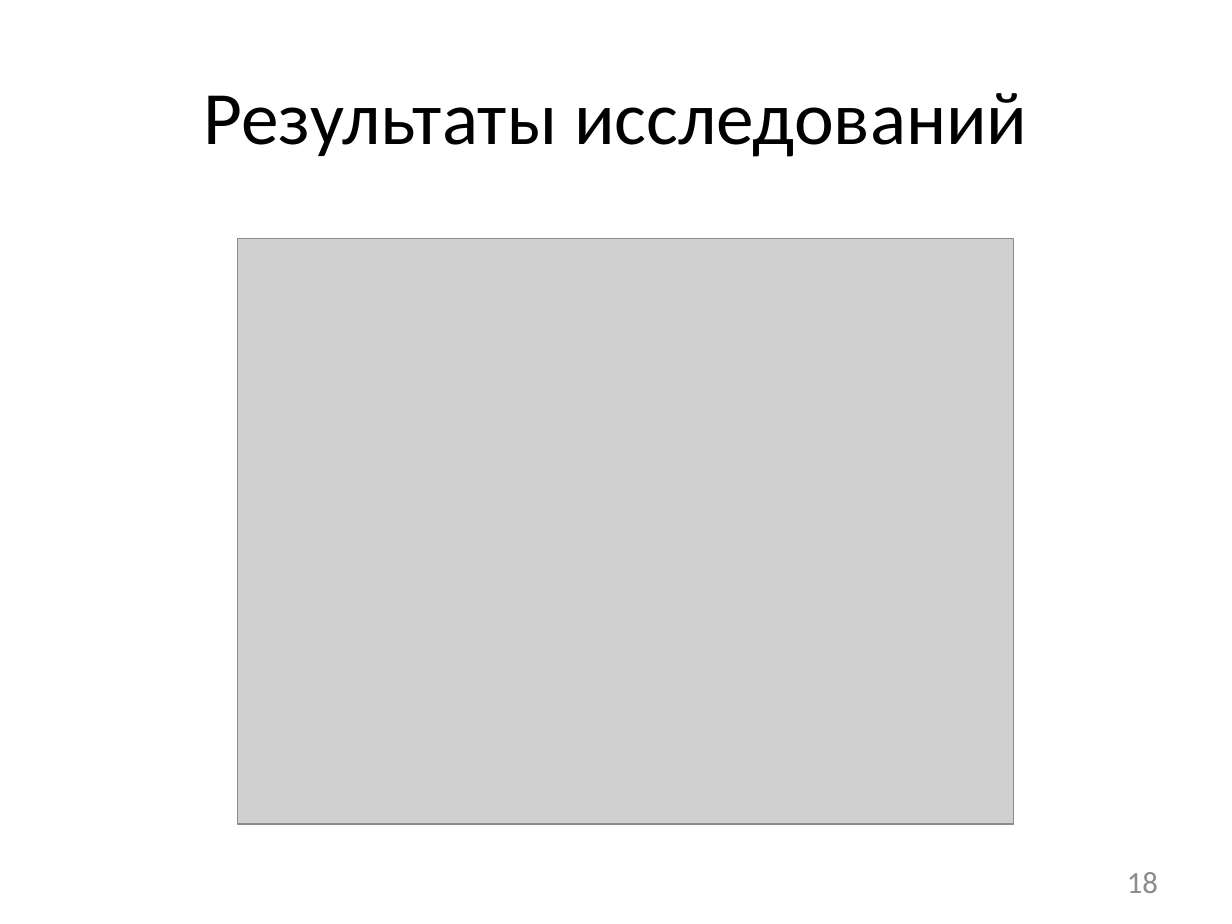
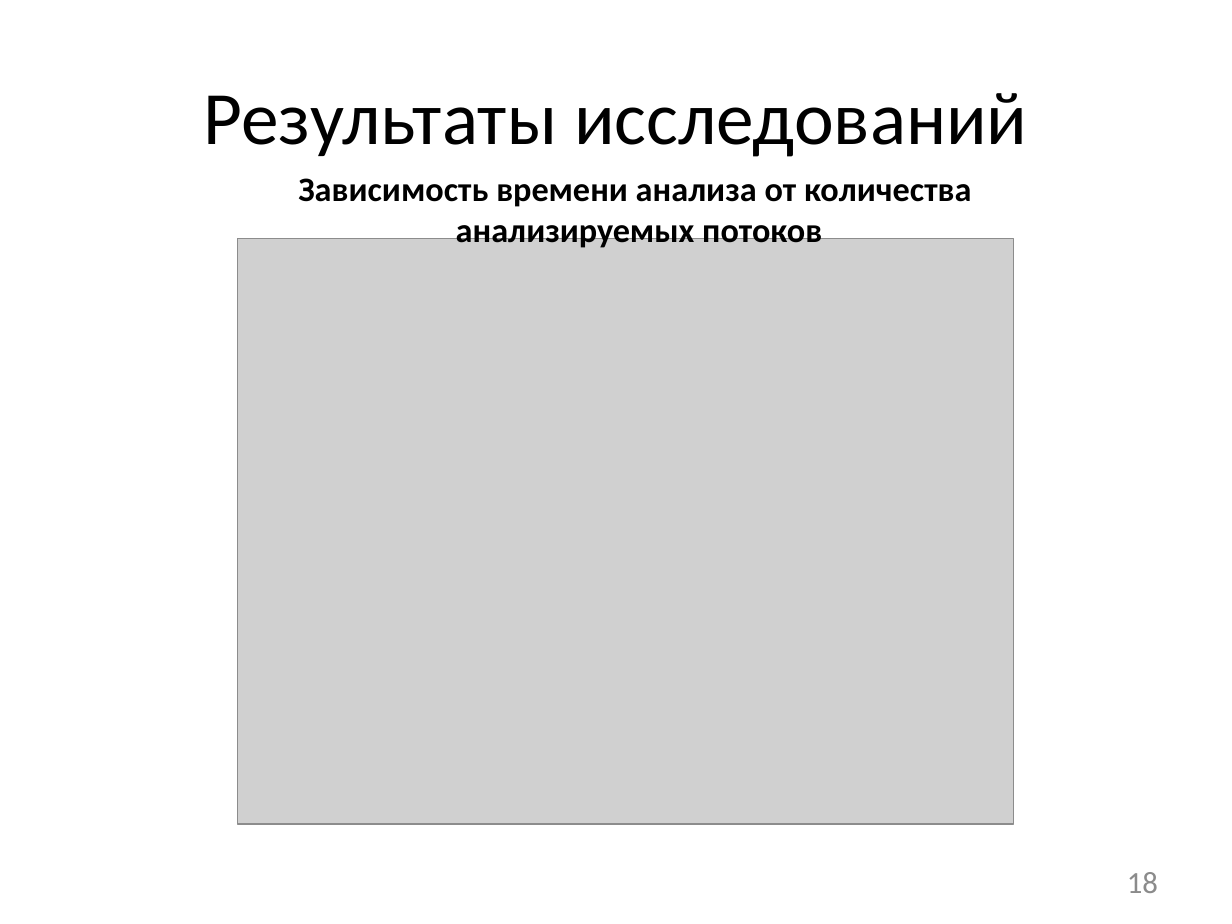
Before and after one commit to afrolovskiy/diplom, a slide deck: slide 18 of presentations/diplom/static race detection.pptx. Drawn at 1232x924 pixels with LibreOffice and Linux fonts; fonts in the diff are those of the drawing; grey boxes stand for pictures. Boxes give left, top, right and bottom in pixels: in the first picture for what was removed or moved away, otherwise in the second. Text is boxed around its words. In the diff, an @@ line names an element or a change of style, - is before the commit and + after.

```diff
--- a/presentations/diplom/static race detection.pptx
+++ b/presentations/diplom/static race detection.pptx
@@ text added at bbox=[298, 178, 971, 248], 20 pt, text #000000, bold @@
+Зависимость времени анализа от количества
+анализируемых потоков
```
Also in this commit, not shown: 4 other slides changed.
